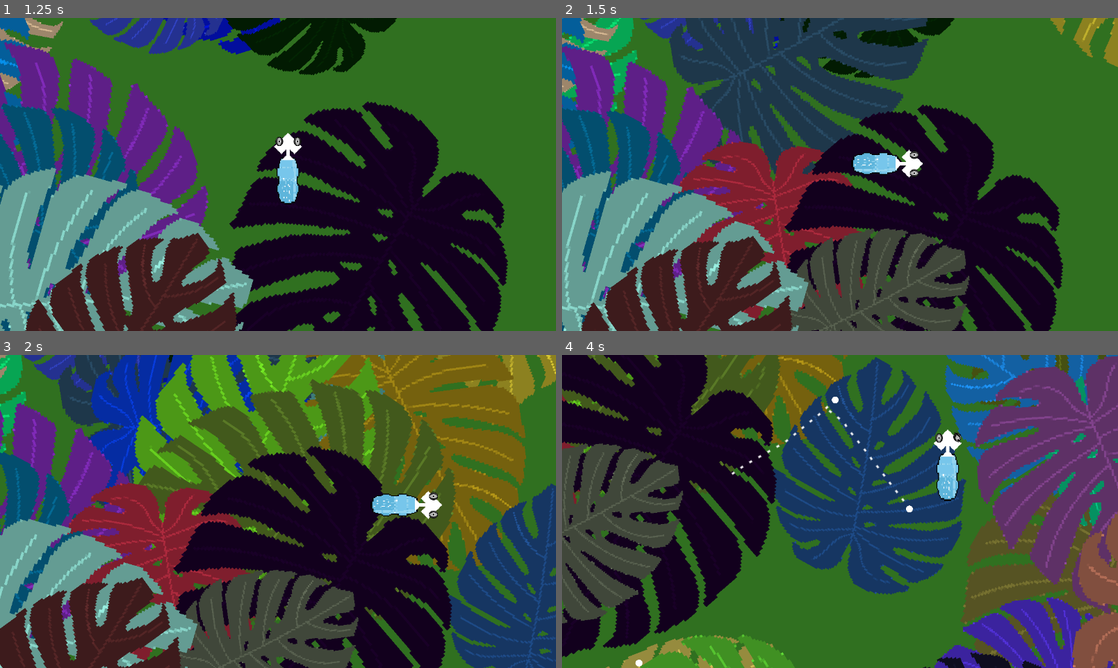
Above: before the commit, frames 1-4 (two rows, left to right).
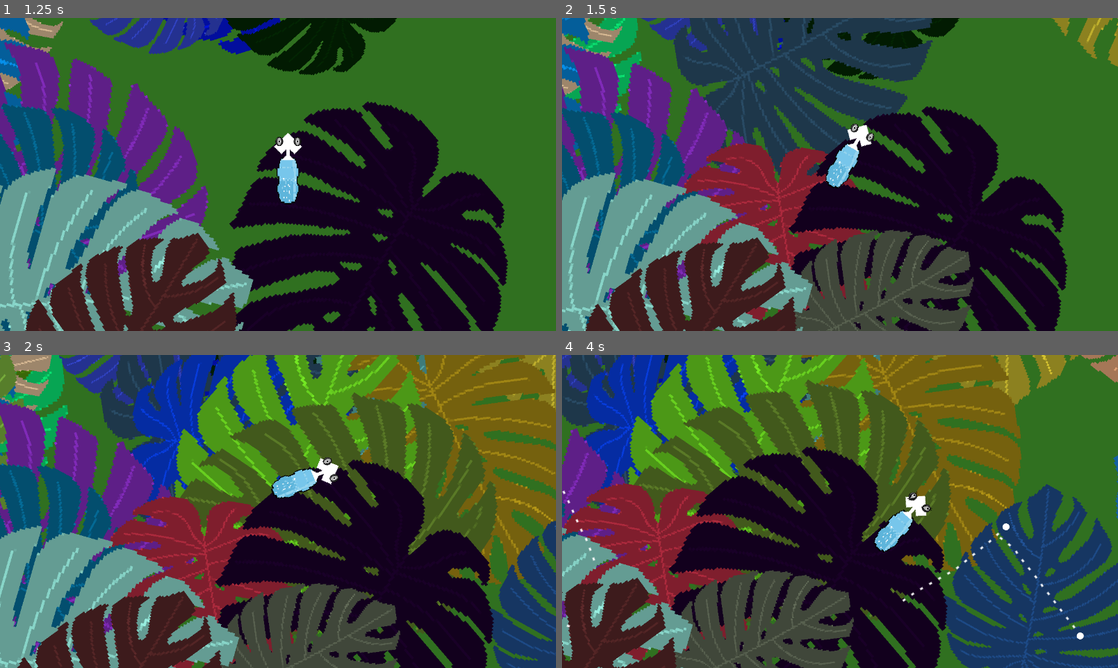
Above: after the commit, the same moments.

Repository: bjornarprytz/mask
Game: Godot game, scene res://entry.tscn
Two runs of this game, one before a commit and one after it. Both use one fixed random seed, a clock stepped at 60 frames per second and the inputs below.
Inputs:
- Up to frame 1 (1.25 s): click "Start" at 0.5 s
- Up to frame 2 (1.5 s): hold Right (ui_right) from 1.28 s (still down)
- Up to frame 3 (2 s): keep holding Right (ui_right)
- Up to frame 4 (4 s): release Right (ui_right) at 2.03 s; hold Down (ui_down) 2.03-2.78 s; hold Right (ui_right) 2.78-3.53 s; hold Up (ui_up) from 3.53 s (still down)

Frame 1 is identical in both runs. In frame 2, 20% of the frame differs, in the area x 0-100%, y 0-100%; in frame 3, 59%; in frame 4, 93%.

Commit message:
framerate fix

Diff:
--- a/src/chameleonardo.gd
+++ b/src/chameleonardo.gd
@@ -3,7 +3,8 @@
 
 @export var eye_frame_count: int = 6
 
-@export var move_speed: float = 300.0
+@export var move_speed: float = 100.0
+@export var rotation_speed: float = 2.0
 
 @onready var body: Sprite2D = %Body
 @onready var head: Sprite2D = %Head
@@ -21,8 +22,13 @@
 	var input_vector = Input.get_vector("ui_left", "ui_right", "ui_up", "ui_down", .1)
 
 	if input_vector != Vector2.ZERO:
-		position += input_vector * move_speed * delta
-		rotation = input_vector.angle()
+		# Rotate towards the input direction
+		var target_angle = input_vector.angle()
+		rotation = lerp_angle(rotation, target_angle, rotation_speed * delta)
+
+		# Move forward based on current rotation
+		var forward = Vector2.RIGHT.rotated(rotation)
+		position += forward * input_vector.length() * move_speed * delta
 
 	var secondary_vector = Input.get_vector("secondary_left", "secondary_right", "secondary_up", "secondary_down", .1)
 
@@ -51,11 +57,15 @@
 	eye.global_rotation = to_position.angle()
 
 func _on_right_eye_sensor_area_entered(area: Area2D) -> void:
+	if (right_focus != null):
+		return
 	if (area.owner is Fly):
 		right_focus = area.owner
 
 
 func _on_left_eye_sensor_area_entered(area: Area2D) -> void:
+	if (left_focus != null):
+		return
 	if (area.owner is Fly):
 		left_focus = area.owner.owner
 
--- a/src/fly_path.gd
+++ b/src/fly_path.gd
@@ -17,6 +17,8 @@
 var last_out_tangent: Vector2 = Vector2.ZERO
 var direction_angle: float = 0.0
 var noise: FastNoiseLite
+var follower: PathFollow2D = null
+var path_changed: bool = false
 
 func _ready() -> void:
 	# Initialize noise for smooth curve generation
@@ -35,15 +37,23 @@
 		_add_next_point()
 
 func _process(_delta: float) -> void:
-	# Check if we need to extend the path
-	var followers = get_children().filter(func(child): return child is PathFollow2D)
-	if followers.size() > 0:
-		var follower = followers[0] as PathFollow2D
-		var remaining_distance = curve.get_baked_length() - follower.progress
+	# Cache follower reference if not found
+	if follower == null:
+		for child in get_children():
+			if child is PathFollow2D:
+				follower = child
+				break
 
-		# If the follower is getting close to the end, add more points
-		if remaining_distance < lookahead_distance:
-			_add_next_point()
+	if follower == null:
+		return
+
+	var path_was_changed = false
+	var remaining_distance = curve.get_baked_length() - follower.progress
+
+	# If the follower is getting close to the end, add more points
+	if remaining_distance < lookahead_distance:
+		_add_next_point()
+		path_was_changed = true
 
 	# Remove old points if we have too many
 	if curve.point_count > max_points:
@@ -54,10 +64,10 @@
 		var segment_removed = old_length - new_length
 
 		# Adjust follower progress to compensate for removed point
-		for child in get_children():
-			if child is PathFollow2D:
-				child.progress = max(0, child.progress - segment_removed)
+		follower.progress = max(0, follower.progress - segment_removed)
+		path_was_changed = true
 
+	# Always redraw to update the path start position as the fly moves
 	queue_redraw()
 
 func set_direction_from_fly(fly_progress: float) -> void:
@@ -98,12 +108,11 @@
 	last_out_tangent = out_tangent
 
 func _draw() -> void:
-	if curve == null or curve.point_count < 2:
+	if curve == null or curve.point_count < 2 or follower == null:
 		return
 
-	# Draw dashed line from the fly's current position forward
-	var followers = get_children().filter(func(child): return child is PathFollow2D)
-	var start_draw_distance = followers[0].progress if followers.size() > 0 else 0.0
+	# Use cached follower reference
+	var start_draw_distance = follower.progress
 
 	# Calculate end draw distance
 	var total_length = curve.get_baked_length()
@@ -117,20 +126,21 @@
 		var dash_start = current_distance
 		var dash_end = min(current_distance + dash_length, end_draw_distance)
 
-		# Draw this dash segment
-		var start_pos = curve.sample_baked(dash_start)
-		var end_pos = curve.sample_baked(dash_end)
+		# Simplified drawing - just use start and end points for small dashes
+		if dash_end - dash_start < 3.0:
+			var start_pos = curve.sample_baked(dash_start)
+			var end_pos = curve.sample_baked(dash_end)
+			draw_line(start_pos, end_pos, line_color, line_width, true)
+		else:
+			# Sample multiple points only for longer dashes
+			var steps = max(2, int((dash_end - dash_start) / 5.0))
+			var dash_points: PackedVector2Array = []
+			dash_points.resize(steps + 1)
 
-		# Sample multiple points for smoother dashes on curves
-		var steps = max(2, int((dash_end - dash_start) / 5.0))
-		var dash_points: PackedVector2Array = []
+			for i in range(steps + 1):
+				var t = dash_start + (dash_end - dash_start) * (float(i) / steps)
+				dash_points[i] = curve.sample_baked(t)
 
-		for i in range(steps + 1):
-			var t = dash_start + (dash_end - dash_start) * (float(i) / steps)
-			dash_points.append(curve.sample_baked(t))
-
-		# Draw the polyline for this dash
-		if dash_points.size() >= 2:
 			draw_polyline(dash_points, line_color, line_width, true)
 
 		current_distance += dash_pattern_length
Not shown, changed: readme.md
